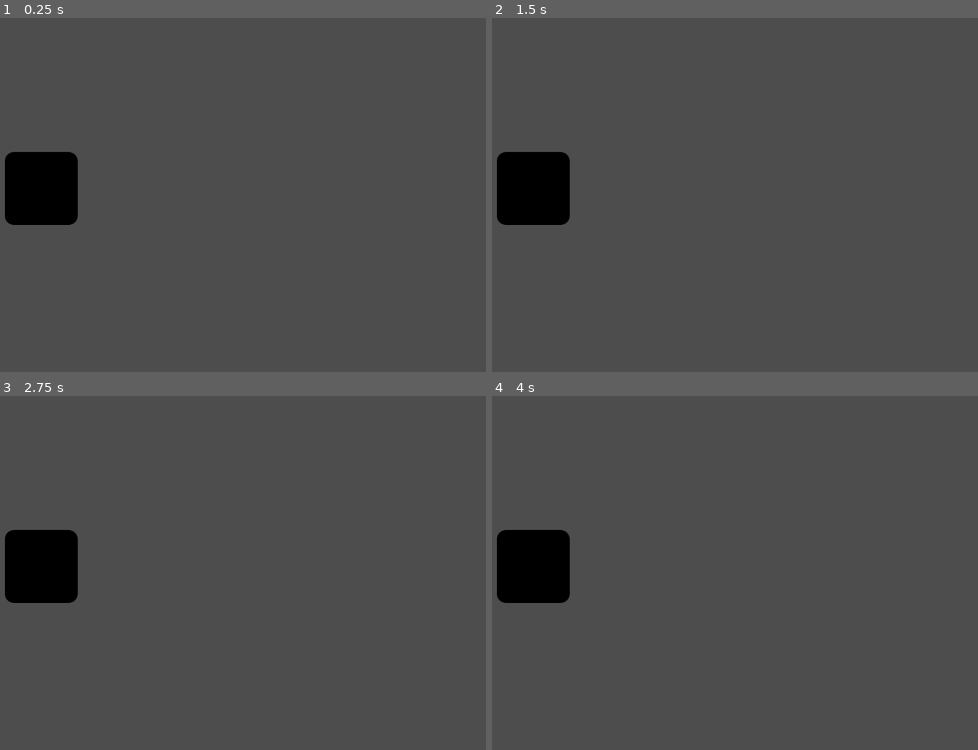
Above: before the commit, frames 1-4 (two rows, left to right).
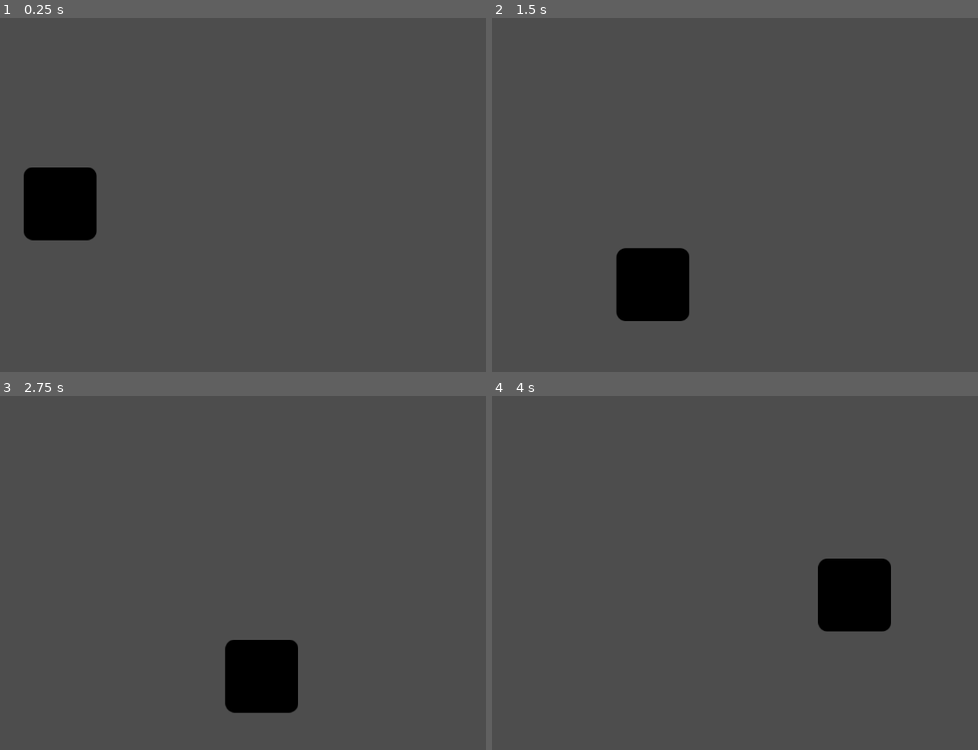
Above: after the commit, the same moments.

Repository: guco23/peladosntGGJ25
Game: Godot game, scene res://scenes/samu_scene.tscn
Two runs of this game, one before a commit and one after it. Both use one fixed random seed, a clock stepped at 60 frames per second and the inputs below. This scene is started directly instead of the project's main scene. The engine's default icon, where the game draws it, is replaced by a stand-in: a white triangle on a blue panel in a dark square.
Inputs (mouse positions are in pixels of both pictures, inside the frame that each line leads up to):
- Up to frame 1 (0.25 s): no input
- Up to frame 2 (1.5 s): move the mouse to (807, 177) at 0.52 s; click (807, 177) at 0.67 s; move the mouse to (535, 212) at 1.27 s; click (535, 212) at 1.42 s
- Up to frame 3 (2.75 s): move the mouse to (238, 491) at 2.02 s; click (238, 491) at 2.17 s
- Up to frame 4 (4 s): move the mouse to (632, 647) at 2.77 s; click (632, 647) at 2.92 s; move the mouse to (861, 626) at 3.52 s; click (861, 626) at 3.67 s

The runs differ from the first frame. In frame 1, 2.5% of the frame differs, in the area x 1-20%, y 37-63%; in frame 2, 6.1%; in frame 3, 6.1%, in the area x 1-62%, y 37-90%; in frame 4, 6.1%.

Commit message:
discoChulo

Diff:
--- a/proyectogodot/prefabs/disco.tscn
+++ b/proyectogodot/prefabs/disco.tscn
@@ -1,23 +1,25 @@
-[gd_scene load_steps=4 format=3 uid="uid://bfy3iboxow3k4"]
+[gd_scene load_steps=5 format=3 uid="uid://bfy3iboxow3k4"]
 
 [ext_resource type="Texture2D" uid="uid://cjqcm23t60ys6" path="res://icon.svg" id="1_7n3od"]
+[ext_resource type="Script" path="res://scripts/discoController.gd" id="1_kaydk"]
 
 [sub_resource type="PhysicsMaterial" id="PhysicsMaterial_1ti8x"]
 friction = 0.0
 bounce = 1.0
 
-[sub_resource type="RectangleShape2D" id="RectangleShape2D_36i3m"]
-size = Vector2(128, 127)
+[sub_resource type="CircleShape2D" id="CircleShape2D_16ctf"]
+radius = 83.6754
 
 [node name="Disco" type="RigidBody2D"]
 scale = Vector2(1.00404, 1)
 physics_material_override = SubResource("PhysicsMaterial_1ti8x")
 linear_damp_mode = 1
 angular_damp_mode = 1
+script = ExtResource("1_kaydk")
 
 [node name="CollisionShape2D" type="CollisionShape2D" parent="."]
 position = Vector2(0, -0.5)
-shape = SubResource("RectangleShape2D_36i3m")
+shape = SubResource("CircleShape2D_16ctf")
 
 [node name="Sprite2D" type="Sprite2D" parent="."]
 modulate = Color(0, 0, 0, 1)
--- /dev/null
+++ b/proyectogodot/scripts/discoController.gd
@@ -0,0 +1,30 @@
+class_name discoController
+extends RigidBody2D
+
+@export var minInitialVelX:float = 100
+@export var maxInitialVelX:float = 150
+
+@export var minInitialVelY:float = 100
+@export var maxInitialVelY:float = 150
+
+# Called when the node enters the scene tree for the first time.
+func _ready() -> void:
+
+
+	#print_debug("primer tu vieja")
+	#print_debug(linear_velocity)
+
+	var initialVelX = randf_range(minInitialVelX,maxInitialVelX)
+	var initialVelY = randf_range(minInitialVelY,maxInitialVelY)
+
+	linear_velocity = Vector2(initialVelX,initialVelY)
+	print_debug("X:",initialVelX, " Y:",initialVelY)
+
+
+
+	pass # Replace with function body.
+
+
+# Called every frame. 'delta' is the elapsed time since the previous frame.
+func _process(delta: float) -> void:
+	pass
